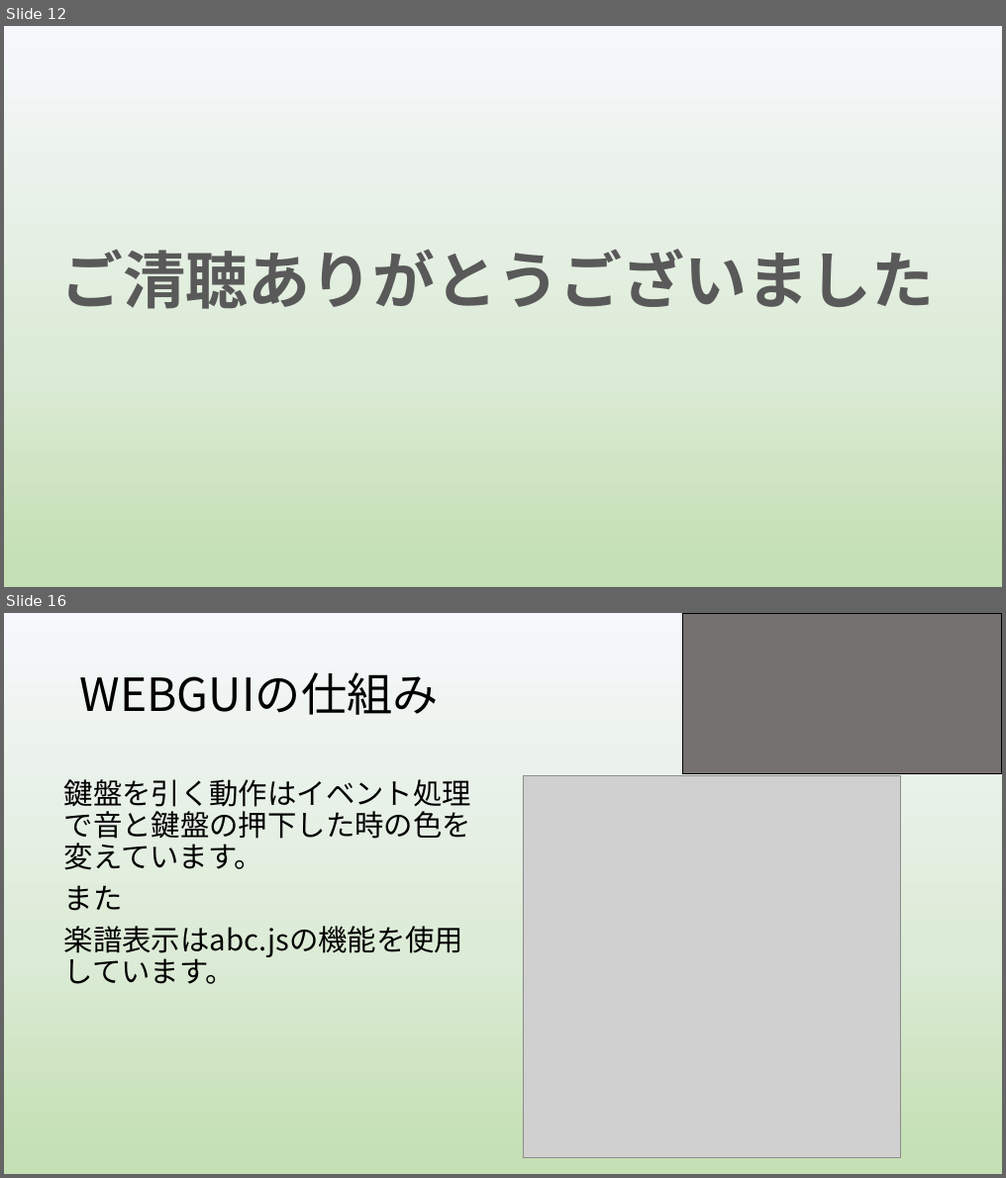
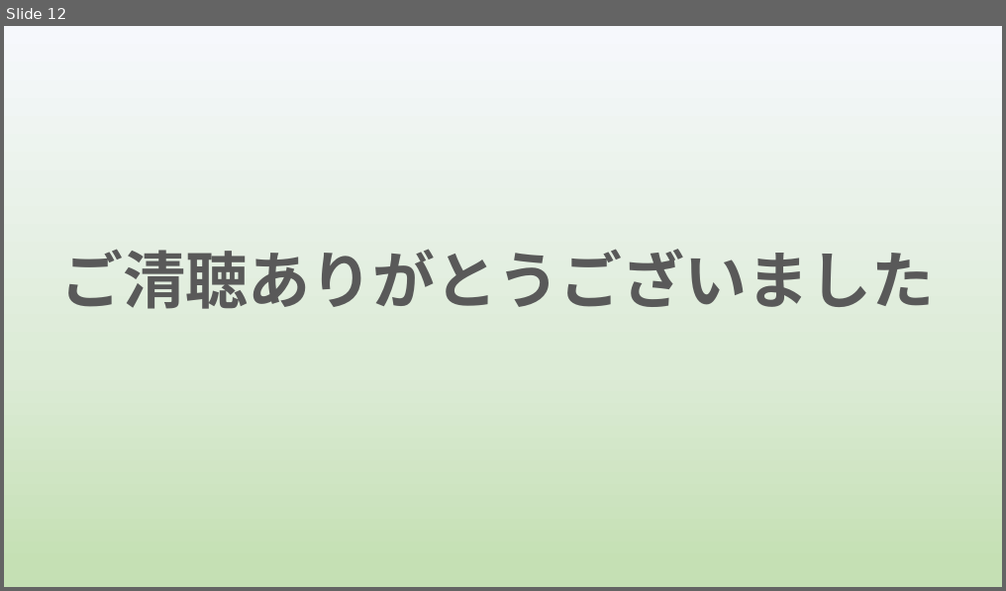
Before and after one commit to yoshitake266/bitComposer_prj, a slide deck: presentation/graduation/bit Composer3 .pptx. Shown one above the other, each under a label of ours: slides 12 and 16 before the commit, slide 12 after it; the slides between them are not shown. The pictures are 1006x1178 and 1006x591 pixels, drawn with LibreOffice and Linux fonts; fonts in the diff are those of the drawing; grey boxes stand for pictures. Boxes give left, top, right and bottom in pixels: in the first picture for what was removed or moved away, otherwise in the second. Text is boxed around its words. In the diff, an @@ line names an element or a change of style, - is before the commit and + after.

```diff
--- a/presentation/graduation/bit Composer3 .pptx
+++ b/presentation/graduation/bit Composer3 .pptx
@@ slide 16 removed at <box>4,613,1002,1174</box>, background gradient #F6F8FC to #DCEBD6 to #C5E0B4 @@
@@ rectangle removed at <box>682,613,1002,774</box> @@
@@ title removed at <box>80,672,439,715</box> @@
-WEBGUIの仕組み
@@ text removed at <box>64,779,471,984</box> @@
-鍵盤を引く動作はイベント処理で音と鍵盤の押下した時の色を変えています。
-また
-楽譜表示はabc.jsの機能を使用しています。
@@ picture removed at <box>523,776,901,1158</box> @@
```
Also in this commit, not shown: 10 slides changed, 1 slide added, 6 other slides removed.
